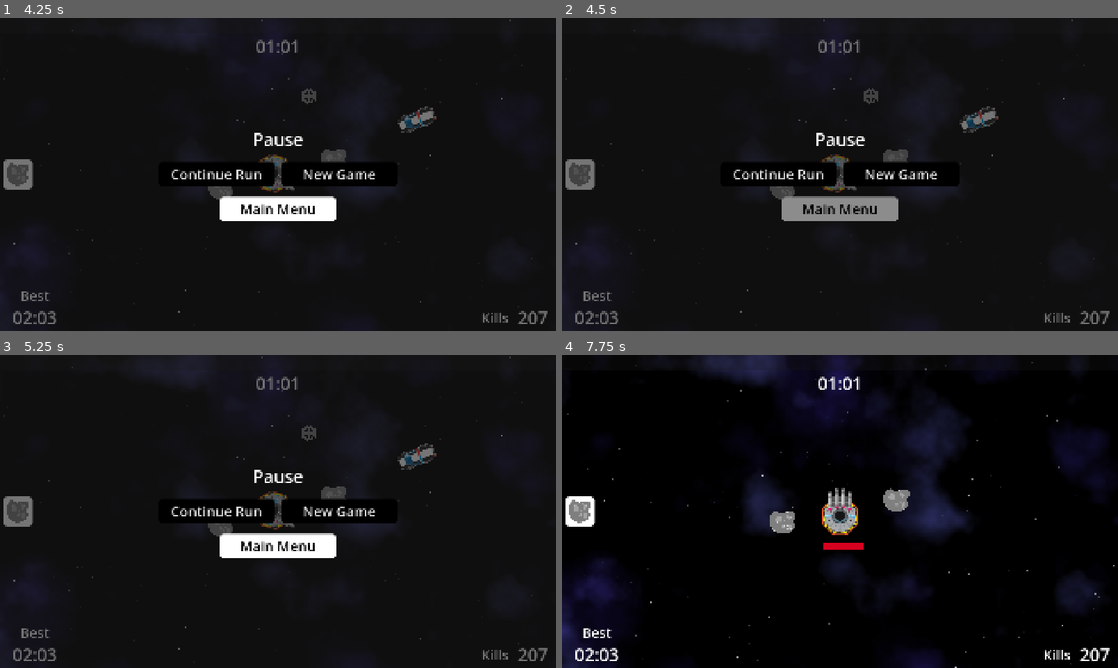
Above: before the commit, frames 1-4 (two rows, left to right).
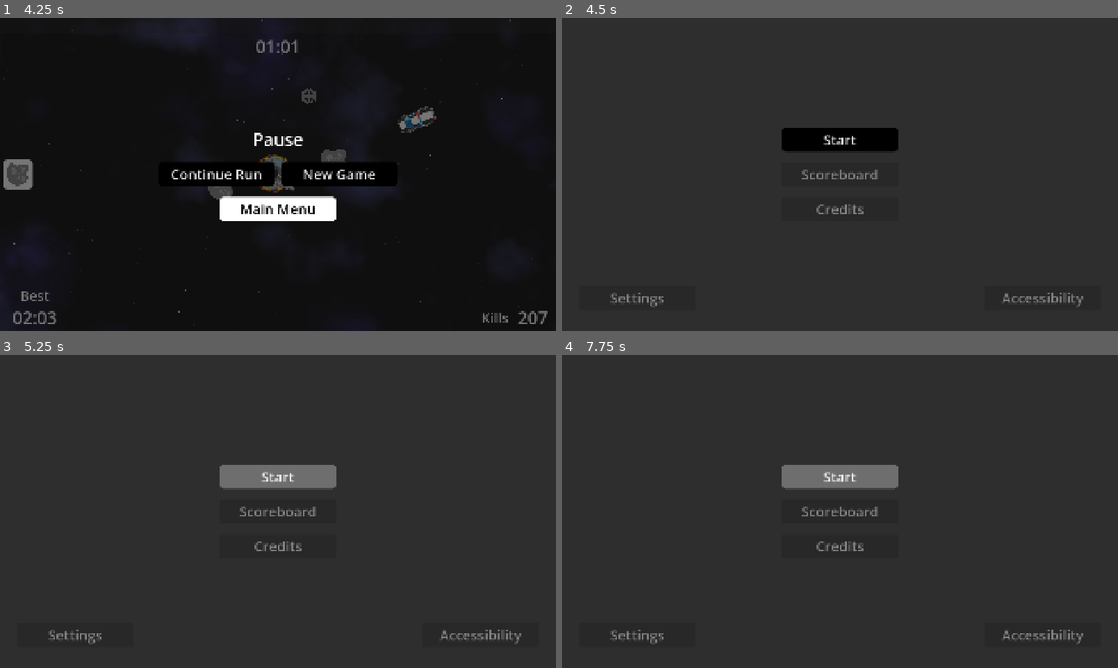
Above: after the commit, the same moments.

Repository: two-sticks-and-a-rock/space-arcade
Game: Godot game, scene res://scenes/main.tscn
Same seed, same stepped clock (60 frames per second), same inputs: the game is played once before the commit and once after it.
Inputs (mouse positions are in pixels of both pictures, inside the frame that each line leads up to):
- Up to frame 1 (4.25 s): move the mouse to (400, 158) at 0.52 s; press the mouse at (400, 158) at 0.53 s; move the mouse to (166, 190) at 1.27 s; release the mouse at (166, 190) at 1.28 s; click (166, 190) at 1.35 s; move the mouse to (333, 105) at 2.02 s; press the mouse at (333, 105) at 2.03 s; move the mouse to (250, 237) at 2.77 s; release the mouse at (250, 237) at 2.78 s; click (250, 237) at 2.85 s; move the mouse to (444, 221) at 3.52 s; press the mouse at (444, 221) at 3.53 s; tap Escape (pause) at 4.15 s
- Up to frame 2 (4.5 s): release the mouse at (1006, 221) at 4.25 s; click "Main Menu" at 4.25 s
- Up to frame 3 (5.25 s): click (278, 477) at 5 s, where only the run after the commit has a clickable "Start"
- Up to frame 4 (7.75 s): click (840, 477) at 5.75 s, where only the run after the commit has a clickable "Start"; click (901, 511) at 6.5 s, where only the run before the commit has a clickable "New Game"; click (840, 477) at 7.25 s, where only the run after the commit has a clickable "Start"

Frame 1 is identical in both runs. In frame 2, 92% of the frame differs, in the area x 0-100%, y 0-100%; in frame 3, 93%; in frame 4, 98%.

Commit message:
route to main menu

Diff:
--- a/scenes/ui/EVENT_BUS.gd
+++ b/scenes/ui/EVENT_BUS.gd
@@ -6,3 +6,6 @@
 
 signal game_over
 signal restart_game
+
+enum SceneType { MENU, LEVEL }
+signal switch_scenes(scene: int)
--- a/scenes/ui/game_over.gd
+++ b/scenes/ui/game_over.gd
@@ -3,7 +3,12 @@
 func _ready():
 	EventBus.restart_game.connect(_on_restart)
 	EventBus.game_over.connect(_on_player_game_over)
+	EventBus.switch_scenes.connect(_on_switch_scenes)
 	visible = false
+
+func _on_switch_scenes(_sceneType: EventBus.SceneType) -> void:
+	visible = false
+	get_tree().paused = false
 
 func _on_player_game_over():
 	get_tree().paused = true
--- a/scenes/ui/game_over.tscn
+++ b/scenes/ui/game_over.tscn
@@ -3,8 +3,10 @@
 [ext_resource type="Script" uid="uid://dljd3x1xw8ddi" path="res://scenes/ui/game_over.gd" id="1_fu4wh"]
 [ext_resource type="Theme" uid="uid://drsxtvymgay2s" path="res://scenes/ui/themes/default/default.tres" id="2_vfrx6"]
 [ext_resource type="PackedScene" uid="uid://drh6cl70rtt78" path="res://scenes/ui/restart_button.tscn" id="2_x6o8e"]
+[ext_resource type="PackedScene" uid="uid://bemmgs3bisire" path="res://scenes/ui/main_menu_button.tscn" id="4_vfrx6"]
 
 [node name="GameOver" type="CanvasLayer" unique_id=922977592]
+process_mode = 3
 script = ExtResource("1_fu4wh")
 
 [node name="PanelContainer" type="PanelContainer" parent="." unique_id=1677639649]
@@ -43,11 +45,8 @@
 custom_maximum_size = Vector2(400, -1)
 layout_mode = 2
 
-[node name="MainMenuButton" type="Button" parent="PanelContainer/VBoxContainer/Actions" unique_id=671251716]
-custom_minimum_size = Vector2(400, 84)
-custom_maximum_size = Vector2(400, -1)
+[node name="MainMenuButton" parent="PanelContainer/VBoxContainer/Actions" unique_id=1811628303 instance=ExtResource("4_vfrx6")]
 layout_mode = 2
-text = "Main Menu"
 
 [node name="BrokenShipImage" type="TextureRect" parent="PanelContainer/VBoxContainer" unique_id=612990862]
 custom_minimum_size = Vector2(0, 240)
--- /dev/null
+++ b/scenes/ui/main_menu_button.gd
@@ -0,0 +1,9 @@
+extends Button
+
+@onready var main_menu_scene : PackedScene = load("res://scenes/ui/main_menu.tscn")
+
+func _on_main_menu_pressed():
+    get_tree().change_scene_to_packed(main_menu_scene)
+    get_tree().paused = false
+
+    EventBus.switch_scenes.emit(EventBus.SceneType.MENU)
--- /dev/null
+++ b/scenes/ui/main_menu_button.tscn
@@ -0,0 +1,11 @@
+[gd_scene format=3 uid="uid://bemmgs3bisire"]
+
+[ext_resource type="Script" uid="uid://dnm8f7c53t8s1" path="res://scenes/ui/main_menu_button.gd" id="1_l3bdy"]
+
+[node name="MainMenuButton" type="Button" unique_id=1811628303]
+custom_minimum_size = Vector2(400, 84)
+custom_maximum_size = Vector2(400, -1)
+text = "Main Menu"
+script = ExtResource("1_l3bdy")
+
+[connection signal="pressed" from="." to="." method="_on_main_menu_pressed"]
--- a/scenes/ui/menu.gd
+++ b/scenes/ui/menu.gd
@@ -5,7 +5,15 @@
 func _ready():
 	EventBus.restart_game.connect(_on_restart)
 	EventBus.game_over.connect(_on_game_over)
+	EventBus.switch_scenes.connect(_on_switch_scenes)
 	visible = false
+
+func _on_switch_scenes(sceneType: EventBus.SceneType) -> void:
+	visible = false
+	if (sceneType == EventBus.SceneType.MENU):
+		allow_input = false
+	else:
+		allow_input = true
 
 func _on_game_over():
 	allow_input = false
--- a/scenes/ui/menu.tscn
+++ b/scenes/ui/menu.tscn
@@ -3,7 +3,8 @@
 [ext_resource type="Script" uid="uid://d2tt0u6ddlowp" path="res://scenes/ui/menu.gd" id="1_wedc3"]
 [ext_resource type="PackedScene" uid="uid://drh6cl70rtt78" path="res://scenes/ui/restart_button.tscn" id="2_c2n5p"]
 [ext_resource type="Theme" uid="uid://drsxtvymgay2s" path="res://scenes/ui/themes/default/default.tres" id="2_w6y0u"]
-[ext_resource type="Theme" uid="uid://bwrgd0l5g7l04" path="res://scenes/ui/themes/secondary/secondary.tres" id="4_w6y0u"]
+[ext_resource type="PackedScene" uid="uid://bemmgs3bisire" path="res://scenes/ui/main_menu_button.tscn" id="4_w6y0u"]
+[ext_resource type="Theme" uid="uid://bwrgd0l5g7l04" path="res://scenes/ui/themes/secondary/secondary.tres" id="5_cx0sj"]
 
 [node name="Menu" type="CanvasLayer" unique_id=1623096271]
 process_mode = 3
@@ -47,10 +48,7 @@
 custom_maximum_size = Vector2(400, -1)
 layout_mode = 2
 
-[node name="MainMenuButton" type="Button" parent="PanelContainer/VBoxContainer" unique_id=169467694]
-custom_minimum_size = Vector2(400, 84)
-custom_maximum_size = Vector2(400, -1)
+[node name="MainMenuButton" parent="PanelContainer/VBoxContainer" unique_id=1811628303 instance=ExtResource("4_w6y0u")]
 layout_mode = 2
 size_flags_horizontal = 4
-theme = ExtResource("4_w6y0u")
-text = "Main Menu"
+theme = ExtResource("5_cx0sj")
Not shown, added: scenes/ui/main_menu_button.gd.uid
